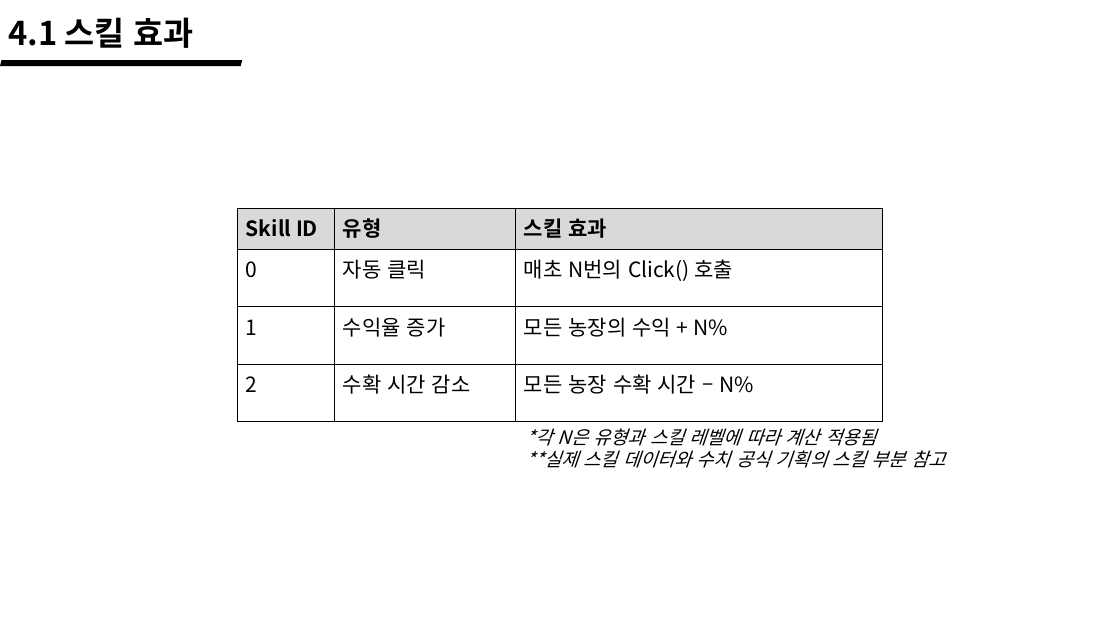
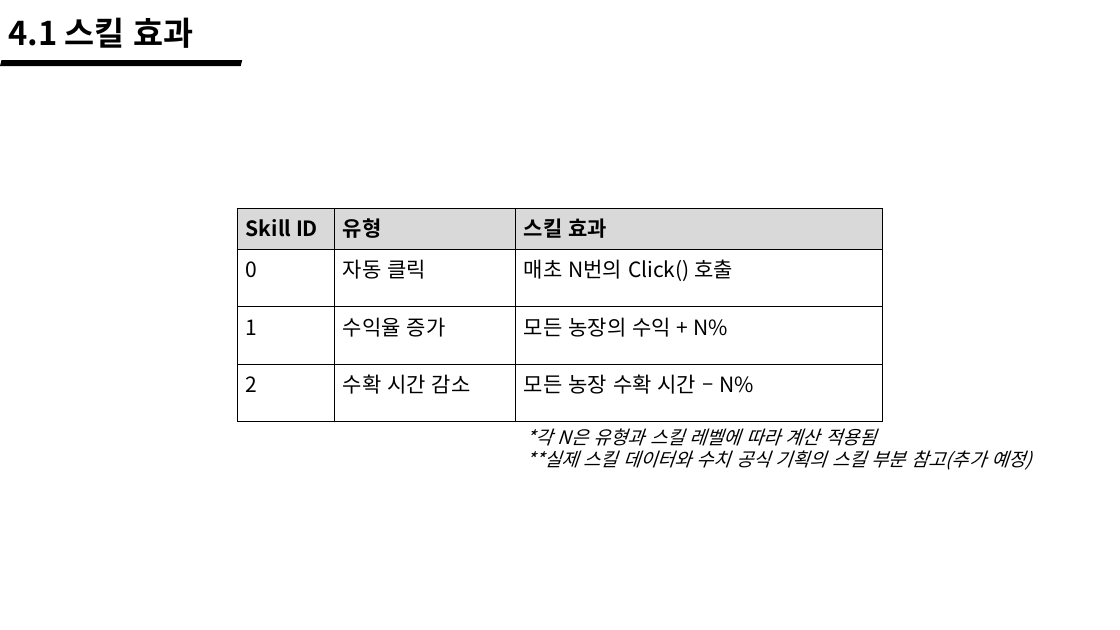
Before and after one commit to wlrud753/CarryCarrot, a slide deck: slide 18 of 기획서/당근키우기 시스템.pptx. Drawn at 1120x630 pixels with LibreOffice and Linux fonts; fonts in the diff are those of the drawing. Boxes give left, top, right and bottom in pixels: in the first picture for what was removed or moved away, otherwise in the second. Text is boxed around its words. In the diff, an @@ line names an element or a change of style, - is before the commit and + after.

```diff
--- a/기획서/당근키우기 시스템.pptx
+++ b/기획서/당근키우기 시스템.pptx
@@ text at bbox=[527, 450, 1032, 470]: text changed @@
-**실제 스킬 데이터와 수치 공식 기획의 스킬 부분 참고
+**실제 스킬 데이터와 수치 공식 기획의 스킬 부분 참고(추가 예정)
```
Also in this commit, not shown: 3 other slides changed, 2 other files.
